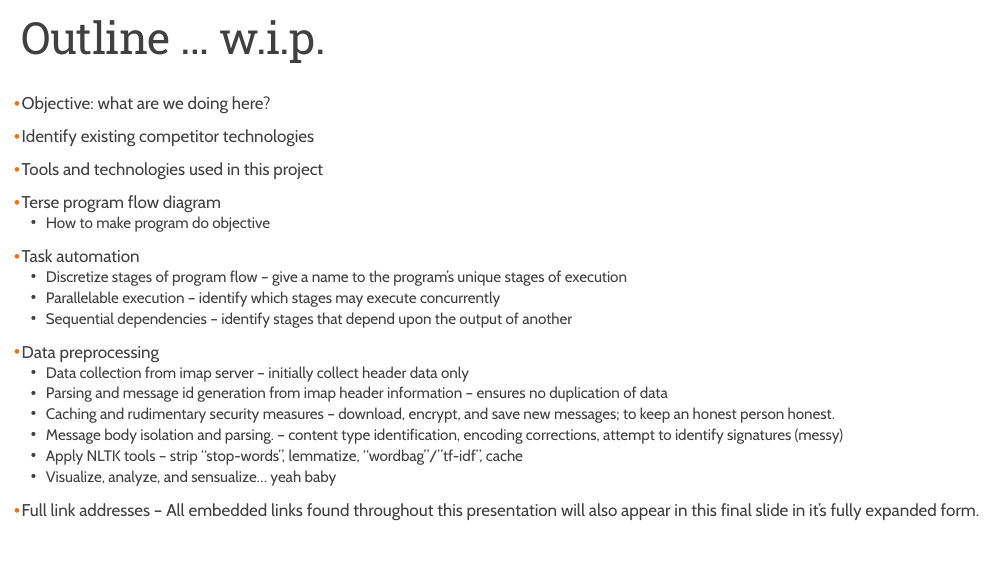
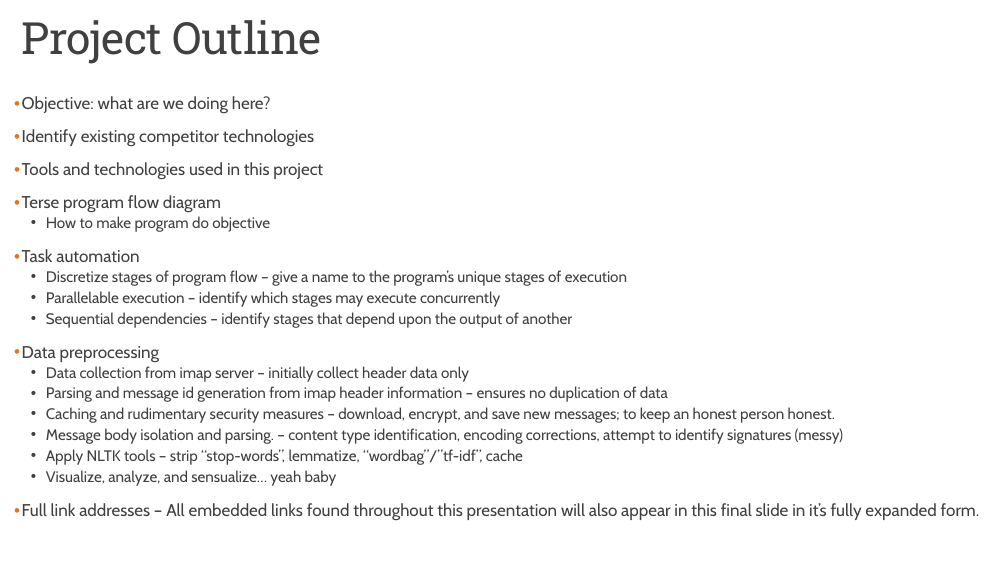
Before and after one commit to marneylc/ACME, a slide deck: slide 2 of presentaion_resources/Categorical Email Classification Tool.pptx. Drawn at 1008x567 pixels with LibreOffice and Linux fonts; fonts in the diff are those of the drawing. Boxes give left, top, right and bottom in pixels: in the first picture for what was removed or moved away, otherwise in the second. Text is boxed around its words. In the diff, an @@ line names an element or a change of style, - is before the commit and + after.

```diff
--- a/presentaion_resources/Categorical Email Classification Tool.pptx
+++ b/presentaion_resources/Categorical Email Classification Tool.pptx
@@ title at [22,20,322,64]: text changed @@
-Outline … w.i.p.
+Project Outline
```
Also in this commit, not shown: 2 other slides changed, 3 slides added, 1 slide removed, 22 other files.
